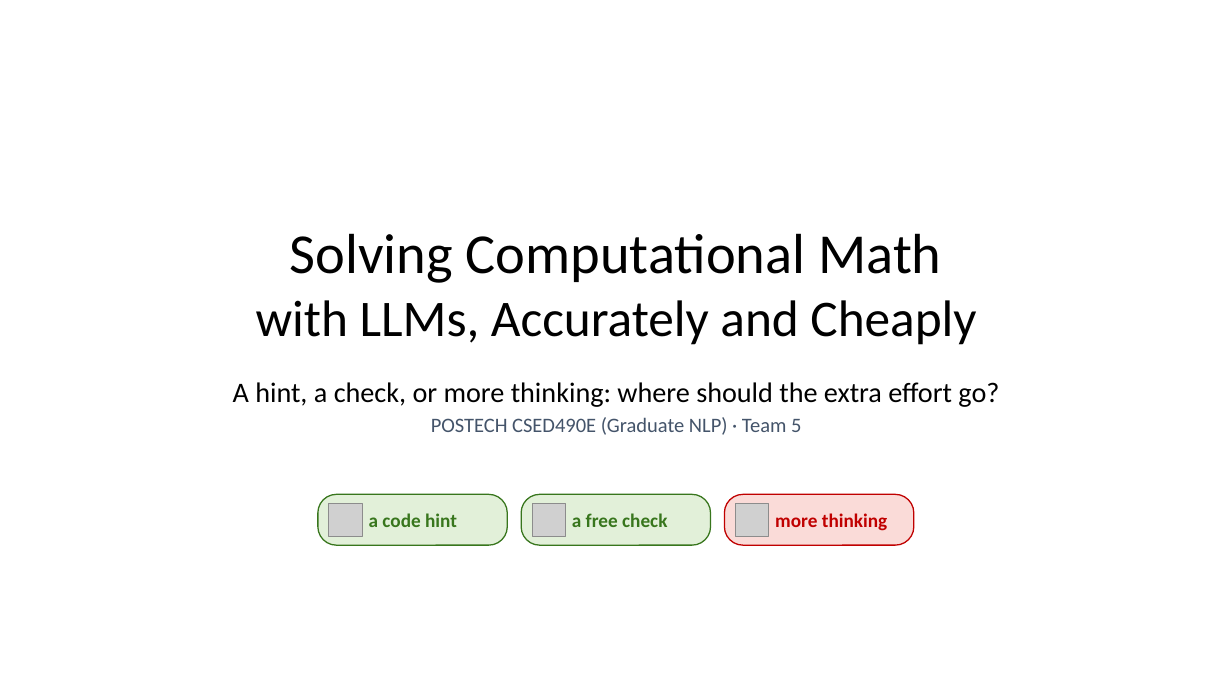
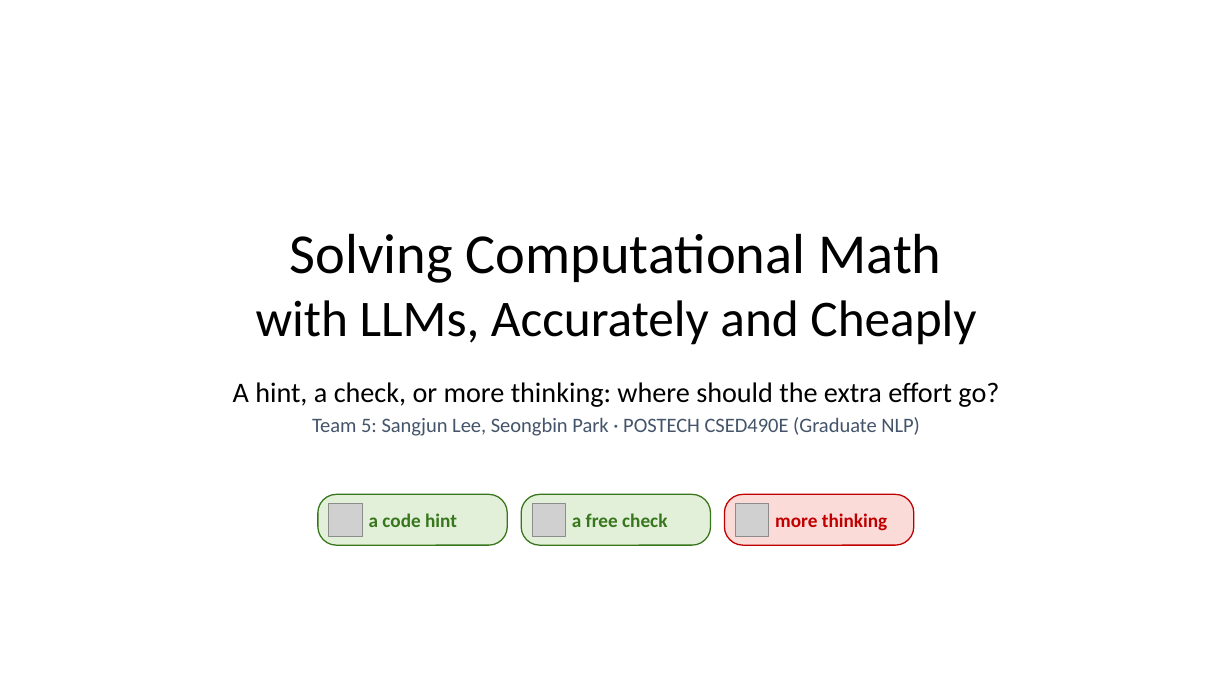
Before and after one commit to dlwns147/CSED490E_Project_Team5, a slide deck: slide 1 of Proposal_Team5.pptx. Drawn at 1232x693 pixels with LibreOffice and Linux fonts; fonts in the diff are those of the drawing; grey boxes stand for pictures. Boxes give left, top, right and bottom in pixels: in the first picture for what was removed or moved away, otherwise in the second. Text is boxed around its words. In the diff, an @@ line names an element or a change of style, - is before the commit and + after.

```diff
--- a/Proposal_Team5.pptx
+++ b/Proposal_Team5.pptx
@@ text at [312,417,920,436]: text changed @@
-POSTECH CSED490E (Graduate NLP) · Team 5
+Team 5: Sangjun Lee, Seongbin Park · POSTECH CSED490E (Graduate NLP)
```
Also in this commit, not shown: 3 other slides changed, 3 other files.
